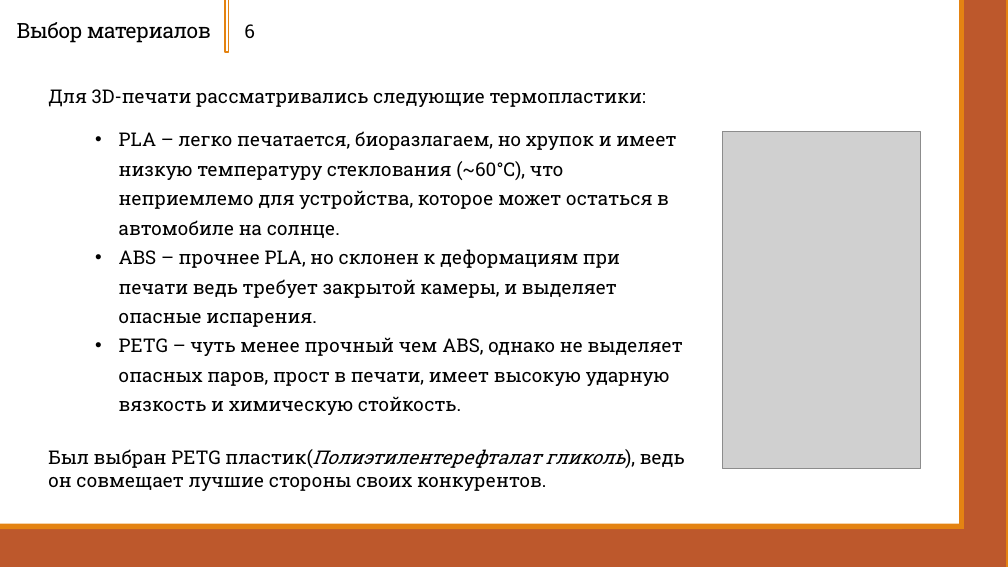
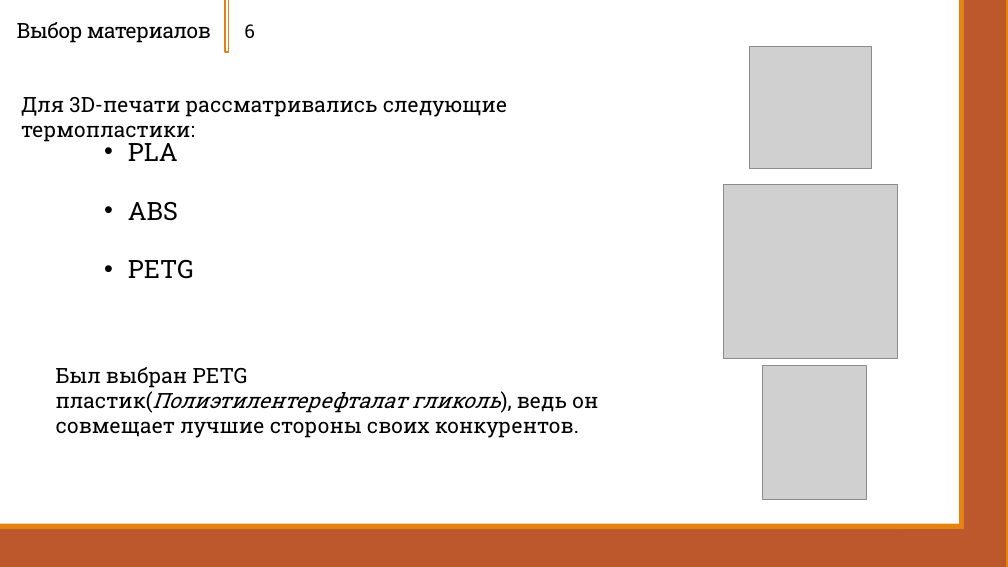
Before and after one commit to Zerocummer/Mmm-Yummers, a slide deck: slide 6 of Мышка для людей с ОВЗ/Документы/Презентация о манипуляторе.pptx. Drawn at 1008x567 pixels with LibreOffice and Linux fonts; fonts in the diff are those of the drawing; grey boxes stand for pictures. Boxes give left, top, right and bottom in pixels: in the first picture for what was removed or moved away, otherwise in the second. Text is boxed around its words. In the diff, an @@ line names an element or a change of style, - is before the commit and + after.

```diff
--- a/Мышка для людей с ОВЗ/Документы/Презентация о манипуляторе.pptx
+++ b/Мышка для людей с ОВЗ/Документы/Презентация о манипуляторе.pptx
@@ picture added at (x1=749, y1=47, x2=871, y2=169) @@
@@ text "Для 3D-печати рассматривались следующие термопластики:" moved from (x1=48, y1=89, x2=646, y2=107) to (x1=21, y1=97, x2=507, y2=142) @@
@@ text "Для 3D-печати рассматривались следующие термопластики:" at (x1=21, y1=97, x2=507, y2=142): size 18 to 20 pt @@
@@ text at (x1=128, y1=143, x2=194, y2=279): text changed; size 18 to 24 pt @@
-• PLA – легко печатается, биоразлагаем, но хрупок и имеет низкую температуру стеклования (~60°C), что неприемлемо для устройства, которое может остаться в автомобиле на солнце.
-• ABS – прочнее PLA, но склонен к деформациям при печати ведь требует закрытой камеры, и выделяет опасные испарения.
-• PETG – чуть менее прочный чем ABS, однако не выделяет опасных паров, прост в печати, имеет высокую ударную вязкость и химическую стойкость.
+• PLA
+• ABS
+• PETG
@@ picture removed at (x1=723, y1=132, x2=921, y2=469) @@
@@ picture added at (x1=723, y1=185, x2=897, y2=358) @@
@@ text "Был выбран PETG пластик(Полиэтилентерефталат гликоль), ..." at (x1=56, y1=367, x2=598, y2=438): size 18 to 20 pt @@
@@ text "Был выбран PETG пластик(Полиэтилентерефталат гликоль), ..." moved from (x1=48, y1=449, x2=685, y2=491) to (x1=56, y1=367, x2=598, y2=438) @@
@@ picture added at (x1=763, y1=366, x2=867, y2=500) @@
```
Also in this commit, not shown: 6 other slides changed, 2 other files.
